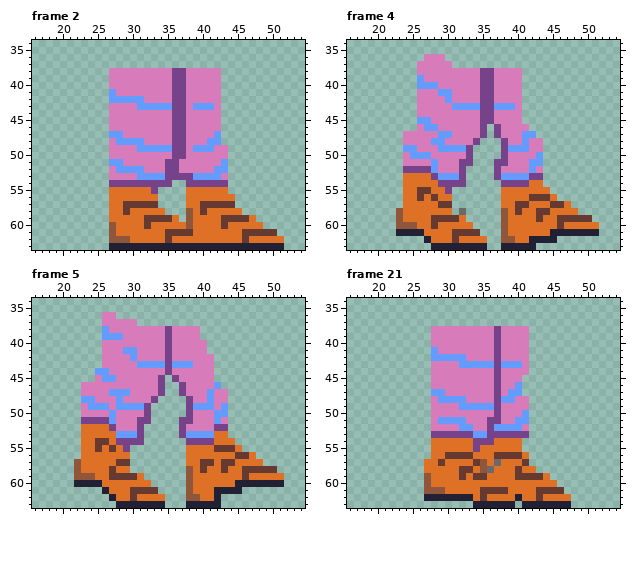
Edited in one commit: pixel-art file (assets/sprites/rex/rex-lower-run.aseprite). The first picture shows the starting point.
64x64 pixels, 32 frames. Shown: frame 2: x 16..54, y 34..63; frame 4: x 16..54, y 34..63; frame 5: x 16..54, y 34..63; frame 21: x 16..54, y 34..63. The commit also changed other frames, which this record leaves out.
After the commit:
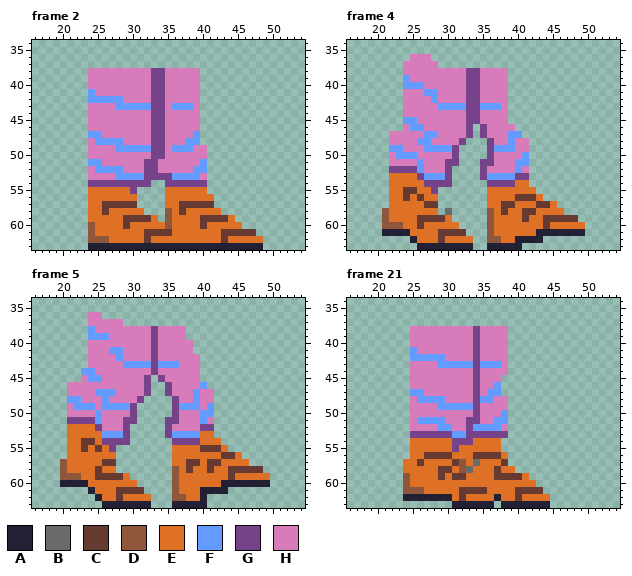
Palette (. is transparent): A #222034  B #696a6a  C #663931  D #8f563b  E #df7126  F #639bff  G #76428a  H #d77bba
From the commit log: Fix rex animations, add alate spawn
From old to new:
Changed rows in their new state; - is an unchanged pixel.
Frame 2, layers "Leg Left", "Leg Right":
first column x 24:
38 HHH------GG-HH--...---------
39 HHH------GG-HH--...---------
40 HHH------GG-HH--...---------
41 FHHH-----GG-HH--...---------
42 FFF--HHH-GG-HH--...---------
43 HHH-FFF--GGHFFFH...---------
44 HHH------GG-HH--...---------
45 HHH------GG-HH--...---------
46 HHH------GG-HH--...---------
47 FFHHH----GG-HH-F...---------
48 HFFF-HHH-GG-HHFF...---------
49 HHH-FFF--GGHFFFHH...--------
50 HHH------GG-HH---...--------
51 FFHHH---GG-HH---F...--------
52 HFFF-HHHGG-HH--FF...--------
53 HHH-FFF-GGG-FFF-H...--------
54 GGG------..-GG---...--------
55 EEE---G...-EEE---...--------
56 EEE----...-EEE----...-------
57 EECCC--...-EECCC--...-------
58 EEC--E--...DECE-E--...------
59 EEE--CCC-E.D-EE-CCC-E...----
60 DEEE-C--E--D--E-C--E--...---
61 DEEE----CCC-EEE----CCC--...-
62 DDDEEE--C--E-------C--E--...
63 AAA----------------------...
Frame 4, layers "Leg Left", "Leg Right":
first column x 21:
36 ----HH-..----------------------
37 ---HH---..---------------------
38 ---HH-------GGHH--..-----------
39 ---FHH------GGHH--..-----------
40 ---FF-HH----GGHH--..-----------
41 ---HH-FFHH--GGHH--..-----------
42 ---HH--F-H--GGHH--..-----------
43 ---HH---FF--GGFF-H..-----------
44 ---HH-------GGHH--..-----------
45 ---FFHH-----GGHH--..-----------
46 ---HFFHH----G.-HH--..----------
47 -HH---FFHH--G.-HH-FF..---------
48 -HH--FFHH--G..-GHHF-H..--------
49 -FFHH-FF--G..--GFF-HH..--------
50 -HFF-HH---G..--GHH--F..--------
51 -HH--F-H-GG..-GGHH-FF..--------
52 -GG--FHH-G..--GHH--F-..--------
53 -EE--GFF-G..--GFF--GG..--------
54 -EE---GG--..---GG--EE..--------
55 -EECCEEG..-----EE-----..-------
56 -EEC---E..-----EE--CC-E..------
57 -EE---CC..-----EECCEE-CCE..----
58 DEE-----.B-.---DEC-ECCEE--..---
59 DEE--CC--E..---DEE--C-ECC---..-
60 DD-EEC-E---..--DEE-----C-E---..
61 AA--EE--CC--..-DEE----AA-----..
62 ----AEE-C-E--..DDEEAA--..------
63 -----AA------..AA---..---------
Frame 5, layers "Leg Left", "Leg Right":
first column x 20:
36 ----HH..------------------------
37 ----HH---..---------------------
38 ----FHH------G-H--..------------
39 ----FF-HH----G-H--..------------
40 ----HH-------G-H---..-----------
41 ----HH-FFHH--G-H---..-----------
42 ----HH--F-H--G-H----..----------
43 ----HH---FF--G-F-HH-..----------
44 ---FFHH------G-H----..----------
45 ---HFFHH----G.-HH---..----------
46 -HH---------G..GHH--F..---------
47 -HH--FF-HH--G..GHH-F-H..--------
48 -FFHH-F-H--G..--GHHF-H..--------
49 -HFF-H-F--G..---GFF-H-..--------
50 -HH--F-H--G..---GHH-FF..--------
51 -GG--FHH-GG..--GGHH-F-..--------
52 -EE--GHH-G..---GHH--GG..--------
53 -EE---FF-G..---GFF--EE..--------
54 -EECCEGG--..----GG--EE-..-------
55 -EEC---G..------EE--CC-E..------
56 -EE-----..------EE-----CCE..----
57 DEE---CC..------EECCE-CEE--..---
58 DEE--C-E..------DEC-EC-ECC---..-
59 DD-EECC--E..----DEE-----C-E---..
60 AA--EE-----..---DEE----AA-----..
61 ----AEE-CC--..--DEE-AA--..------
62 -----AEEC-E--..-DDEEA..---------
63 ------AA-----..-AA---..---------
Frame 21, layers "Leg Left", "Leg Right":
first column x 24:
38 -HHH------G--H-...------
39 -HHH------G--H-...------
40 -HHH------G--H-...------
41 -FHHH-----G--H-...------
42 -FFF--HHH-G--H-...------
43 -HHH-FFF--G--FH...------
44 -HHH------G--H-...------
45 -HHH------G--H...-------
46 -HHH------G--F...-------
47 -FFHHH----G-FF...-------
48 -HFFF-HHH-GFFHH...------
49 -HHH-FFF--GHHH-...------
50 -HHH------G--HF...------
51 -HFFF-HHHGG-HFF...------
52 -HHH-FF-HGFFF-H...------
53 -GGG---FF-GG---...------
54 -EEE---GGGEEE-...-------
55 -EEE---G--E---...-------
56 -EECCC-EEECCC-E...------
57 EEC--E-CD-BE-EC...------
58 EEE--CC-DB-EEC--...-----
59 DEEE-C-C--EE-CCC-E...---
60 DEEE---------------...--
61 DDDEEE--CCC-EEE-CCC-...-
62 AAA----ECE-E-A--C--E-...
63 -------AAA---.--A----...
Pixel boxes of the changes (left, top, right, bottom) in both pictures:
changed: (88, 68, 284, 250)
changed: (382, 54, 599, 250)
changed: (60, 312, 284, 508)
changed: (403, 326, 571, 508)
